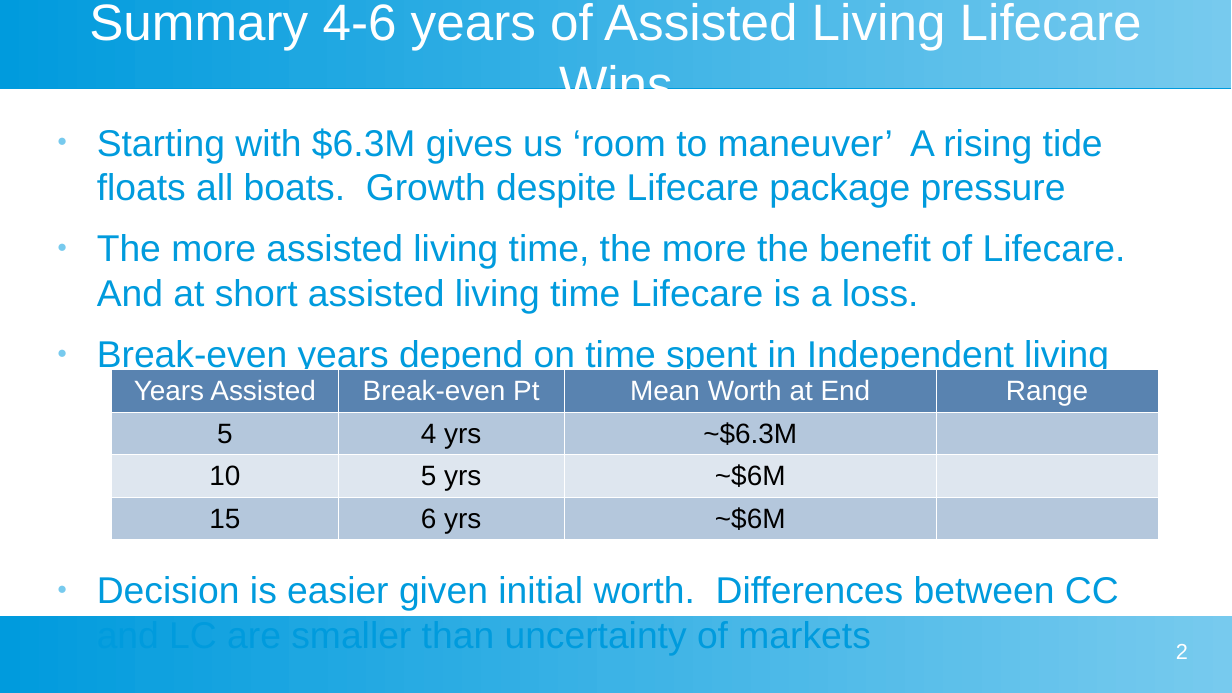
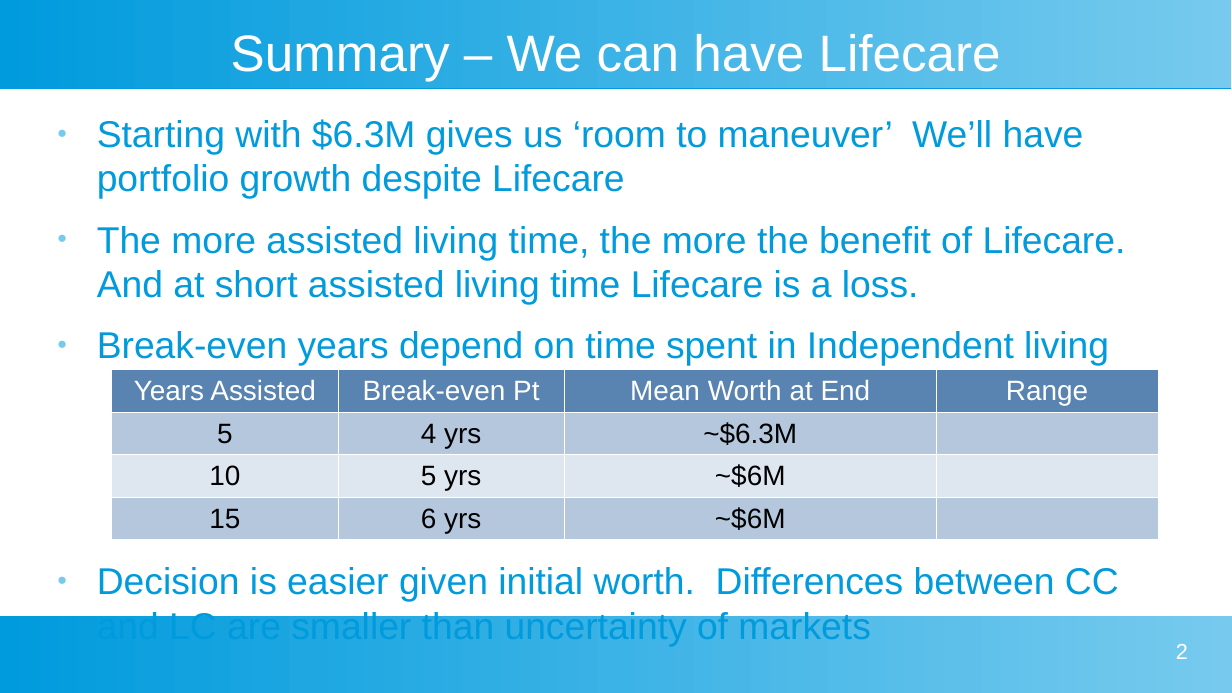
Before and after one commit to davegutz/myLifeSaver, a slide deck: slide 2 of Gutz Evaluation of Taylor Lifecare Advantage.odp. Drawn at 1232x693 pixels with LibreOffice and Linux fonts; fonts in the diff are those of the drawing. Boxes give left, top, right and bottom in pixels: in the first picture for what was removed or moved away, otherwise in the second. Text is boxed around its words. In the diff, an @@ line names an element or a change of style, - is before the commit and + after.

```diff
--- a/Gutz Evaluation of Taylor Lifecare Advantage.odp
+++ b/Gutz Evaluation of Taylor Lifecare Advantage.odp
@@ title at (231,34,1001,81): text changed @@
-Summary 4-6 years of Assisted Living Lifecare Wins
+Summary – We can have Lifecare
@@ text "Starting with $6.3M gives us ...": place and size @@
-text "Starting with $6.3M gives us ..." at (97,128,1126,656)
+text "Starting with $6.3M gives us ..." at (97,119,1126,646)
@@ text at (97,119,1084,199): text changed @@
-● Starting with $6.3M gives us ‘room to maneuver’ A rising tide floats all boats. Growth despite Lifecare package pressure
+● Starting with $6.3M gives us ‘room to maneuver’ We’ll have portfolio growth despite Lifecare
```
Also in this commit, not shown: 1 other slide changed, 29 other files.
